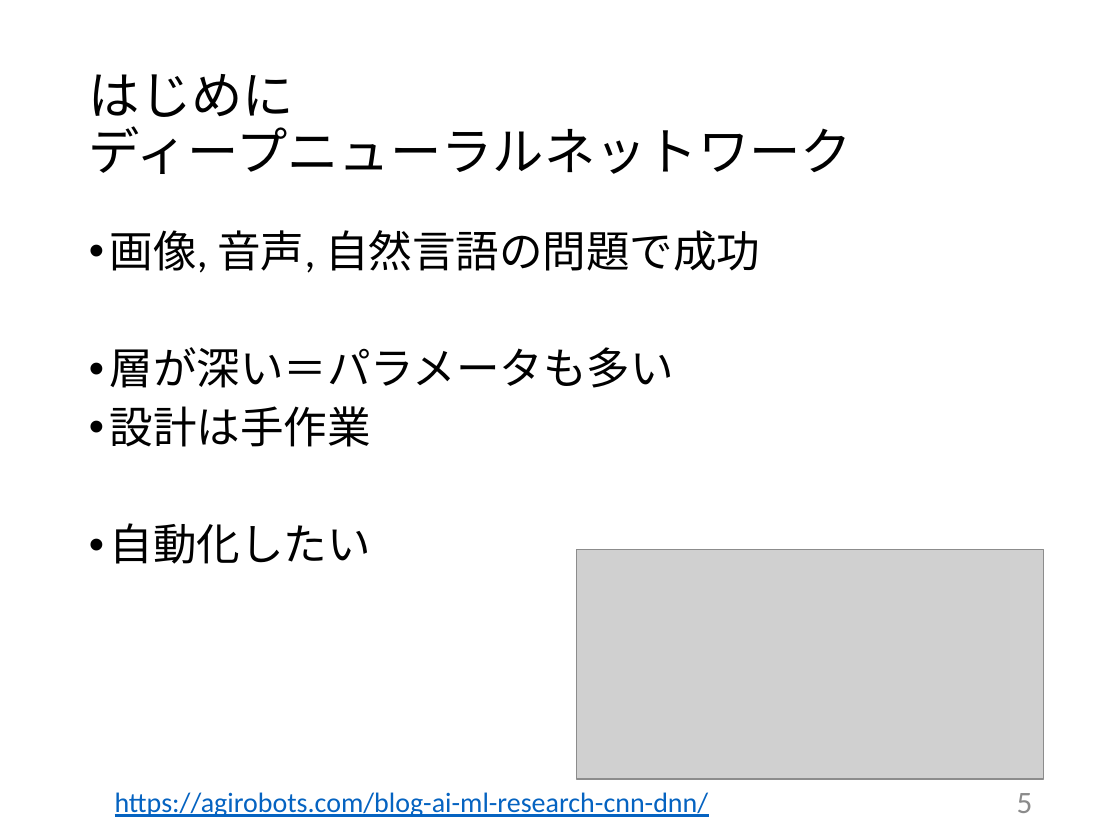
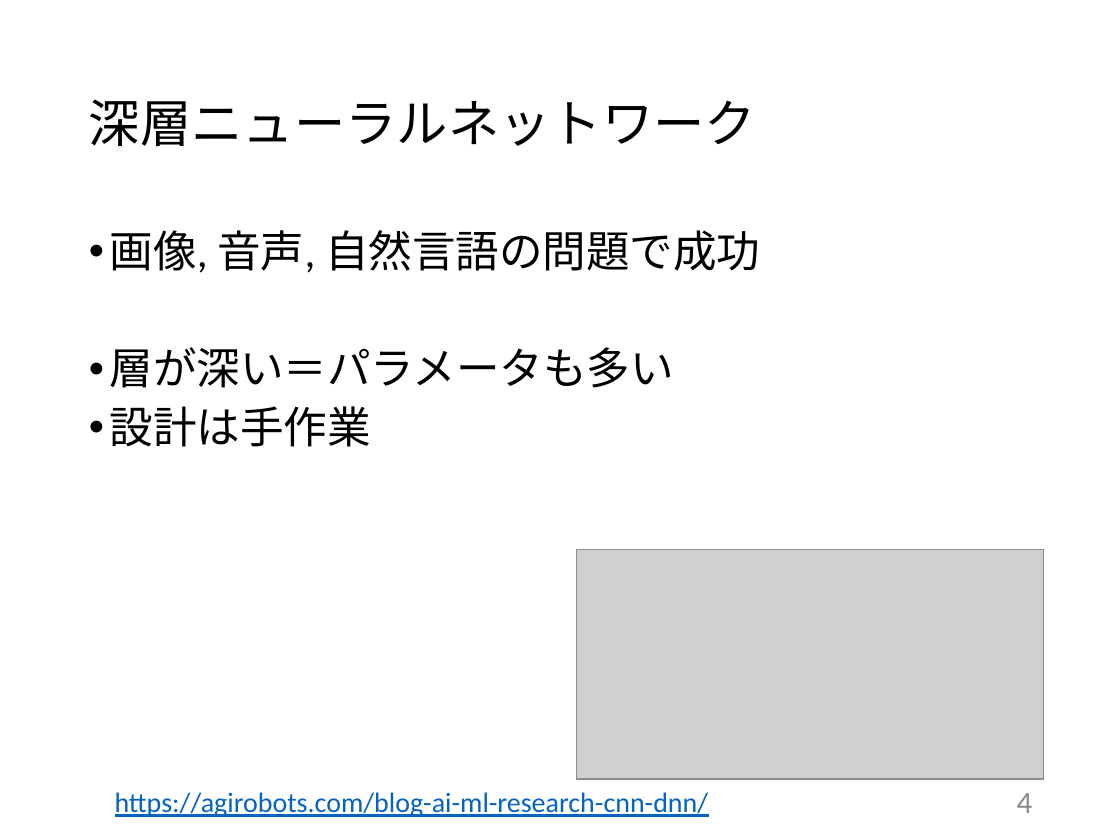
Before and after one commit to tatsuya-sugiyama/WeeklyReport, a slide deck: slide 4 of report/2020前期/2020_1st_sugiyama.pptx (slide 5 before the commit). Drawn at 1120x840 pixels with LibreOffice and Linux fonts; fonts in the diff are those of the drawing; grey boxes stand for pictures. Boxes give left, top, right and bottom in pixels: in the first picture for what was removed or moved away, otherwise in the second. Text is boxed around its words. In the diff, an @@ line names an element or a change of style, - is before the commit and + after.

```diff
--- a/report/2020前期/2020_1st_sugiyama.pptx
+++ b/report/2020前期/2020_1st_sugiyama.pptx
@@ title at (89,99,756,146): text changed @@
-はじめに
-ディープニューラルネットワーク
+深層ニューラルネットワーク
@@ text at (110,523,371,564): paragraph removed @@
-• 自動化したい
@@ page number at (1017,793,1033,813): text changed @@
-5
+4
```
Also in this commit, not shown: 31 other slides changed, 17 slides added, 1 slide removed.
